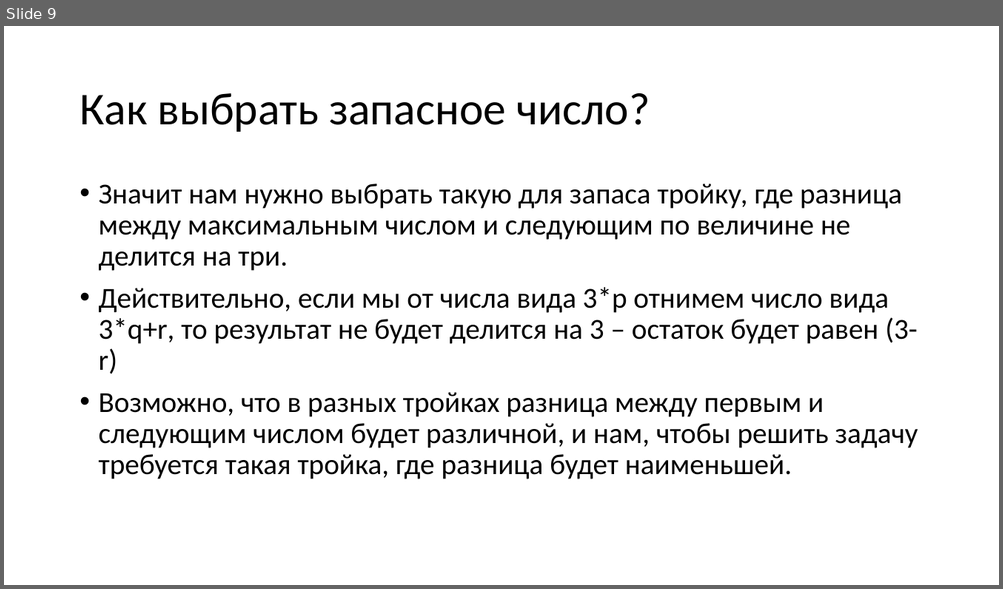
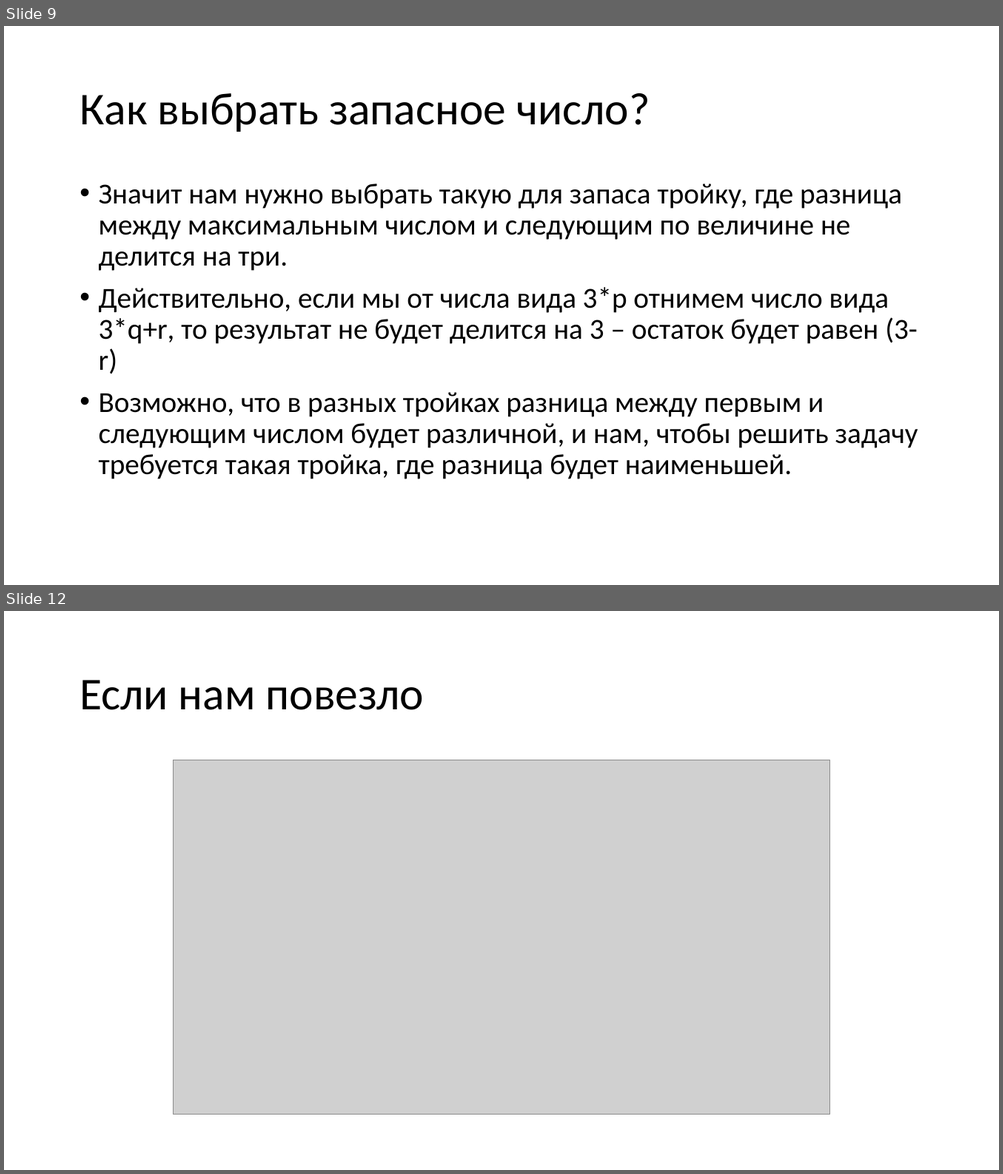
Before and after one commit to Mx-Wolf/usecs, a slide deck: pp/2018-10-01-27-b.pptx. Shown one above the other, each under a label of ours: slide 9 before the commit, slides 9 and 12 after it; the slides between them are not shown. The pictures are 1003x589 and 1003x1174 pixels, drawn with LibreOffice and Linux fonts; fonts in the diff are those of the drawing; grey boxes stand for pictures. Boxes give left, top, right and bottom in pixels: in the first picture for what was removed or moved away, otherwise in the second. Text is boxed around its words. In the diff, an @@ line names an element or a change of style, - is before the commit and + after.

```diff
--- a/pp/2018-10-01-27-b.pptx
+++ b/pp/2018-10-01-27-b.pptx
@@ slide 12 added at bbox=[4, 611, 999, 1170], background #FFFFFF @@
@@ title added at bbox=[79, 680, 424, 710], 44 pt, text #000000 @@
+Если нам повезло
@@ picture added at bbox=[173, 760, 830, 1116] @@
```
Also in this commit, not shown: 1 slide changed, 4 other slides added, 1 other file.
